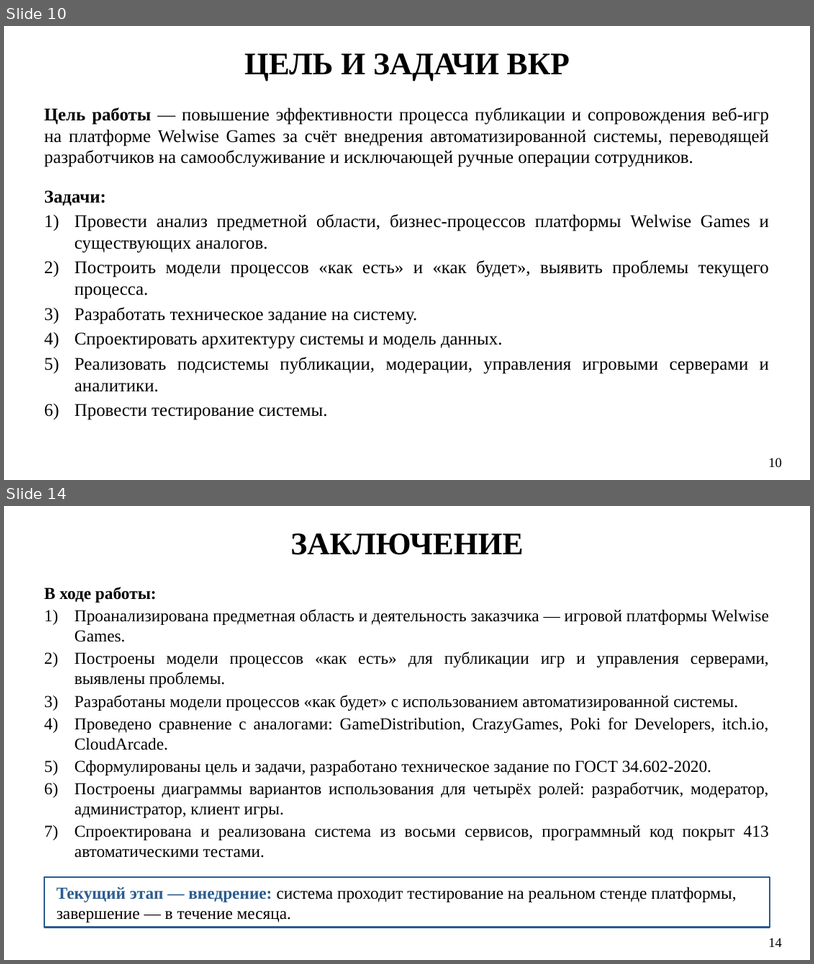
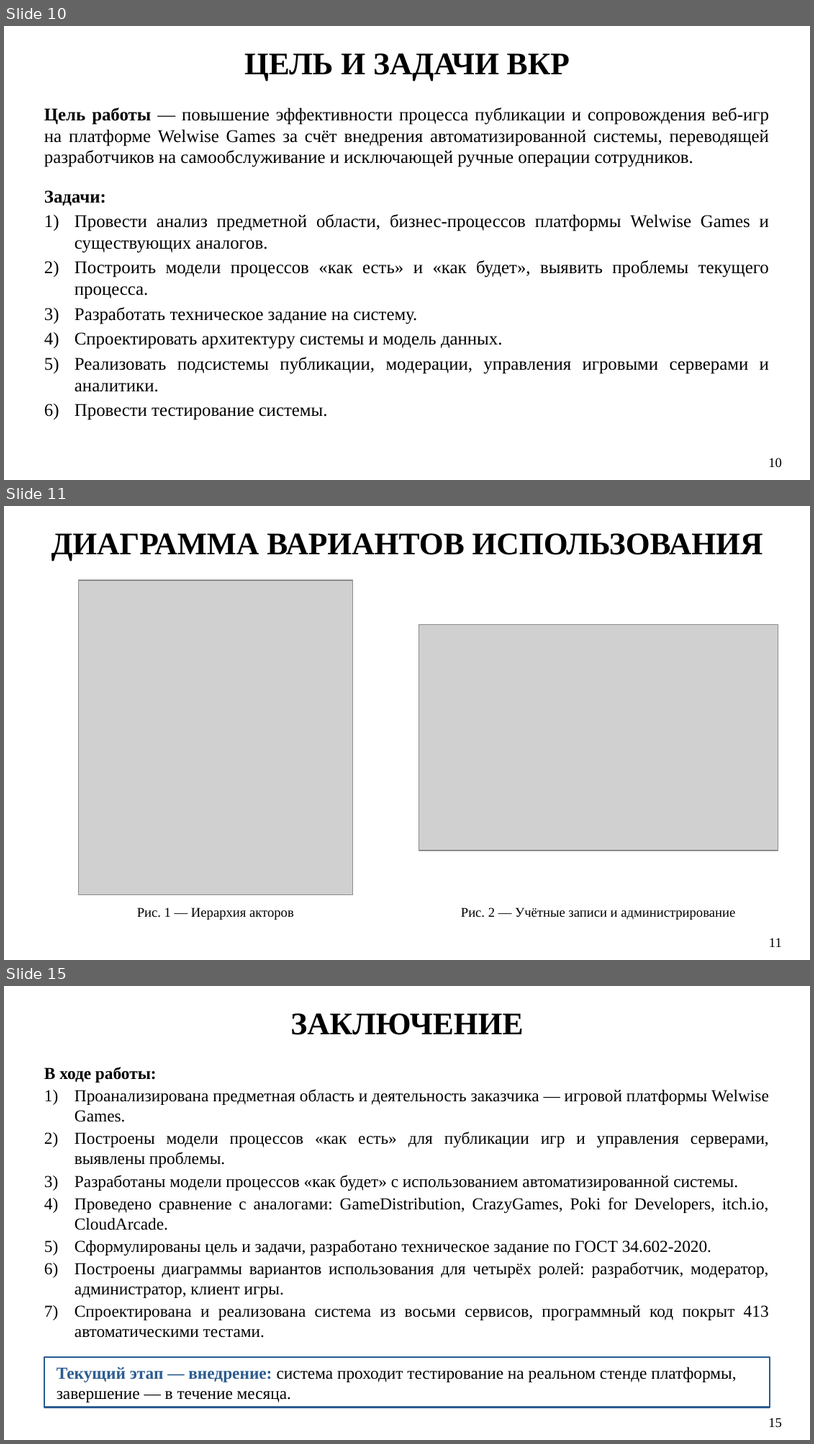
Before and after one commit to Be4Die/game-developer-hub, a slide deck: docs/Презентация_ВКР_Предзащита.pptx. Shown one above the other, each under a label of ours: slides 10 and 14 before the commit, slides 10, 11 and 15 after it; the slides between them are not shown. The pictures are 814x964 and 814x1444 pixels, drawn with LibreOffice and Linux fonts; fonts in the diff are those of the drawing; grey boxes stand for pictures. Boxes give left, top, right and bottom in pixels: in the first picture for what was removed or moved away, otherwise in the second. Text is boxed around its words. In the diff, an @@ line names an element or a change of style, - is before the commit and + after.

```diff
--- a/docs/Презентация_ВКР_Предзащита.pptx
+++ b/docs/Презентация_ВКР_Предзащита.pptx
@@ slide 11 added at (x1=4, y1=506, x2=810, y2=960), background #FFFFFF @@
@@ text added at (x1=52, y1=533, x2=764, y2=561), 28 pt, text #000000, bold @@
+ДИАГРАММА ВАРИАНТОВ ИСПОЛЬЗОВАНИЯ
@@ picture added at (x1=78, y1=580, x2=352, y2=895) @@
@@ picture added at (x1=419, y1=625, x2=778, y2=850) @@
@@ text added at (x1=137, y1=907, x2=294, y2=919), 12 pt, text #000000 @@
+Рис. 1 — Иерархия акторов
@@ text added at (x1=461, y1=907, x2=736, y2=919), 12 pt, text #000000 @@
+Рис. 2 — Учётные записи и администрирование
@@ page number added at (x1=769, y1=937, x2=782, y2=947), 12 pt, text #000000 @@
+11
@@ what was slide 14 is now slide 15 @@
@@ page number at (x1=769, y1=1417, x2=782, y2=1427): text changed @@
-14
+15
```
Also in this commit, not shown: 4 slides changed, 7 other files.
